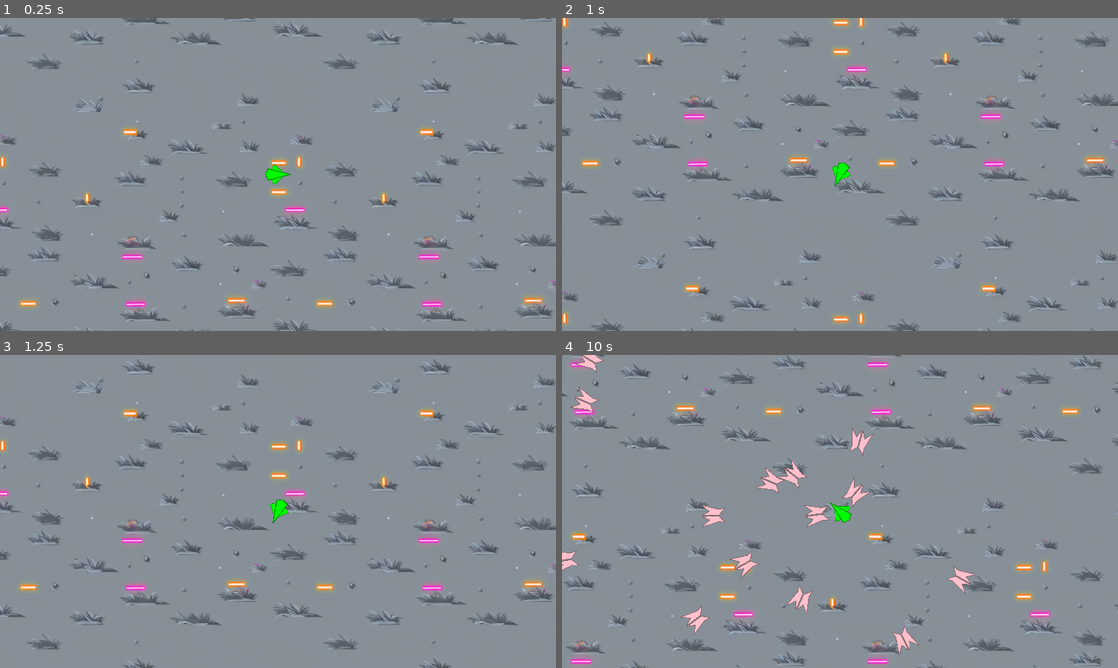
Above: before the commit, frames 1-4 (two rows, left to right).
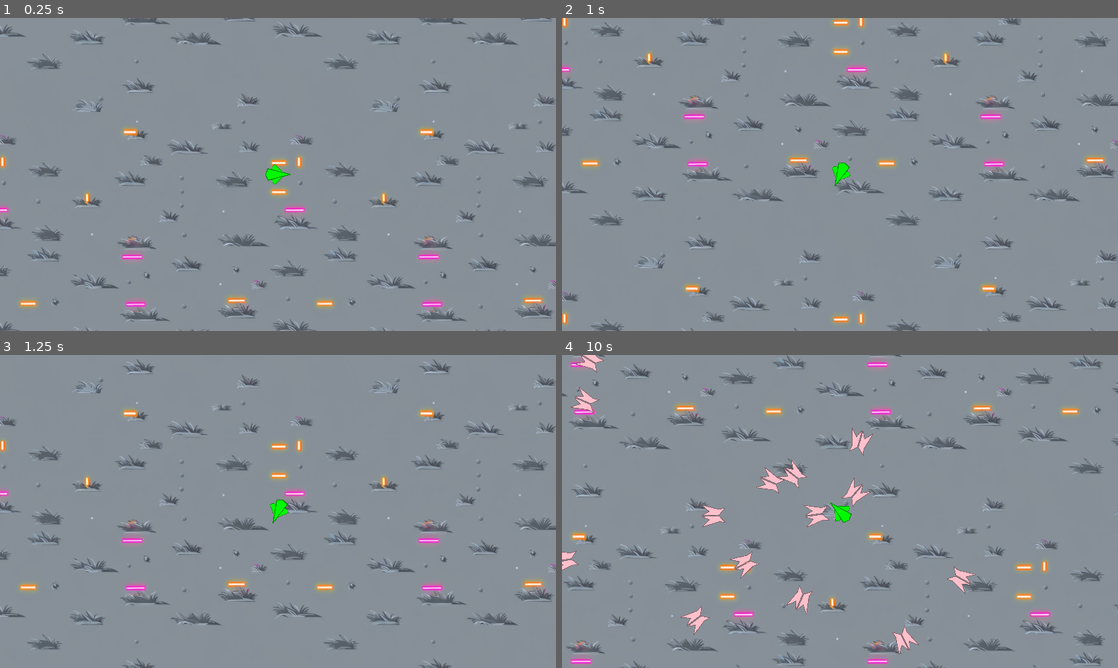
Above: after the commit, the same moments.

Repository: Pneumaturgy/PorNada
Game: Godot game, scene res://Scenes/Main.tscn
The game is run twice, just before and just after one commit, with the same random seed, the same clock (stepped at 60 frames per second) and the same inputs.
Inputs (mouse positions are in pixels of both pictures, inside the frame that each line leads up to):
- Up to frame 1 (0.25 s): no input
- Up to frame 2 (1 s): tap Enter at 0.5 s; move the mouse to (812, 237) at 0.52 s; press the mouse at (812, 237) at 0.53 s; hold W (move_up) from 0.53 s (still down)
- Up to frame 3 (1.25 s): keep holding W (move_up)
- Up to frame 4 (10 s): release W (move_up) at 1.25 s; release the mouse at (812, 574) at 1.25 s; drag from (1006, 558) to (812, 574) at 1.27 s; tap Space at 2 s; move the mouse to (673, 464) at 2.02 s; hold A (move_left) 2.03-2.75 s; tap Alt at 2.1, 5.1, 8.1 s; drag from (867, 511) to (773, 430) at 2.77 s; move the mouse to (756, 433) at 3.52 s; press the mouse at (756, 433) at 3.53 s; hold S (move_down) 3.53-4.25 s; release the mouse at (756, 433) at 4.25 s; drag from (962, 495) to (667, 505) at 4.27 s; move the mouse to (728, 527) at 5.02 s; hold W (move_up) 5.03-5.75 s; click (728, 527) at 5.17 s; drag from (895, 442) to (823, 489) at 5.77 s; move the mouse to (812, 574) at 6.52 s; press the mouse at (812, 574) at 6.53 s; hold D (move_right) 6.53-7.25 s; release the mouse at (812, 574) at 7.25 s; drag from (1006, 558) to (717, 495) at 7.27 s; move the mouse to (673, 464) at 8.02 s; hold S (move_down) 8.03-8.75 s; drag from (867, 511) to (667, 508) at 8.77 s; move the mouse to (756, 433) at 9.52 s; press the mouse at (756, 433) at 9.53 s; hold W (move_up) from 9.53 s (still down)

Frames 1-3 are identical in both runs. In frame 4, less than 0.1% of the frame differs, in the area x 0-74%, y 0-96%.
Error after the commit: Invalid access to property or key 'global_position' on a base object of type 'null instance'. (res://Scripts/player.gd:77)

Commit message:
Update Player.tscn

Diff:
--- a/Scenes/Entities/Player.tscn
+++ b/Scenes/Entities/Player.tscn
@@ -1,11 +1,10 @@
-[gd_scene load_steps=8 format=3 uid="uid://dp3v34nxlp5eb"]
+[gd_scene load_steps=7 format=3 uid="uid://dp3v34nxlp5eb"]
 
 [ext_resource type="Script" path="res://Scripts/player.gd" id="1_sauiu"]
 [ext_resource type="PackedScene" uid="uid://h15ss10g57uf" path="res://Scenes/Payloads/DefaultPayload.tscn" id="2_7ujtl"]
 [ext_resource type="PackedScene" uid="uid://dwxpty4m3mpmh" path="res://Scenes/MobileUIOverlay.tscn" id="3_ktc1t"]
 [ext_resource type="Script" path="res://Scripts/modulate_children.gd" id="4_8dknf"]
 [ext_resource type="Texture2D" uid="uid://blaevsnlogl4h" path="res://Assets/2D/Sprites/Triangle.png" id="5_27yn6"]
-[ext_resource type="Texture2D" uid="uid://bi0nfwxtxmqmv" path="res://Assets/2D/Vectors/Arrow.svg" id="6_b0qbc"]
 
 [sub_resource type="CircleShape2D" id="CircleShape2D_mly5f"]
 
@@ -44,15 +43,7 @@
 texture = ExtResource("5_27yn6")
 
 [node name="CollisionShape2D" type="CollisionShape2D" parent="."]
-visible = false
 shape = SubResource("CircleShape2D_mly5f")
-
-[node name="AimingDirection" type="Sprite2D" parent="."]
-visible = false
-position = Vector2(16, 0)
-rotation = 1.5708
-scale = Vector2(0.02, 0.02)
-texture = ExtResource("6_b0qbc")
 
 [node name="Camera2D" type="Camera2D" parent="."]
 zoom = Vector2(4, 4)
